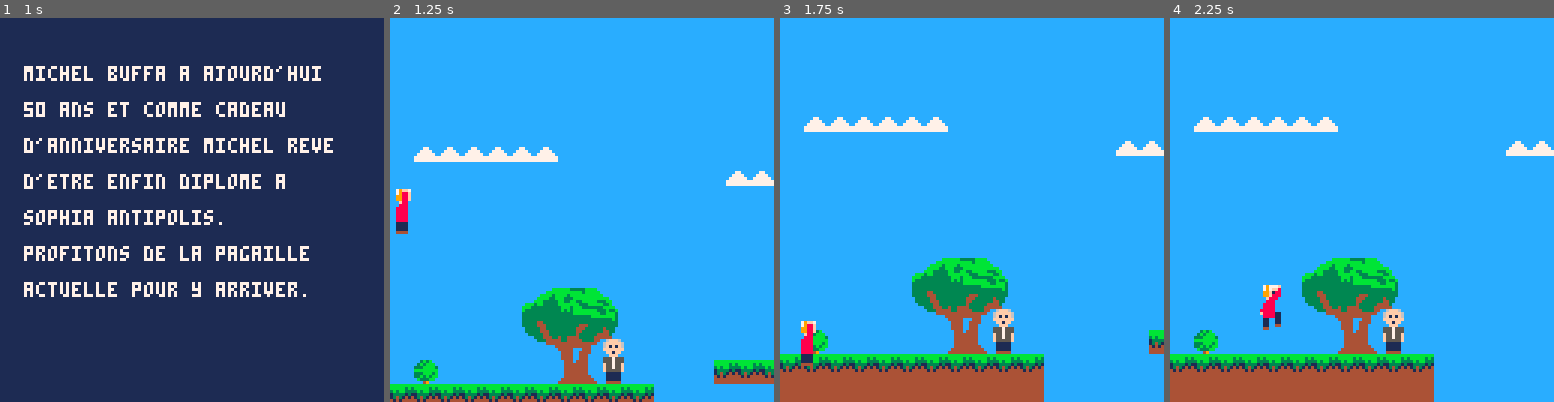
Above: before the commit, frames 1-4 (left to right).
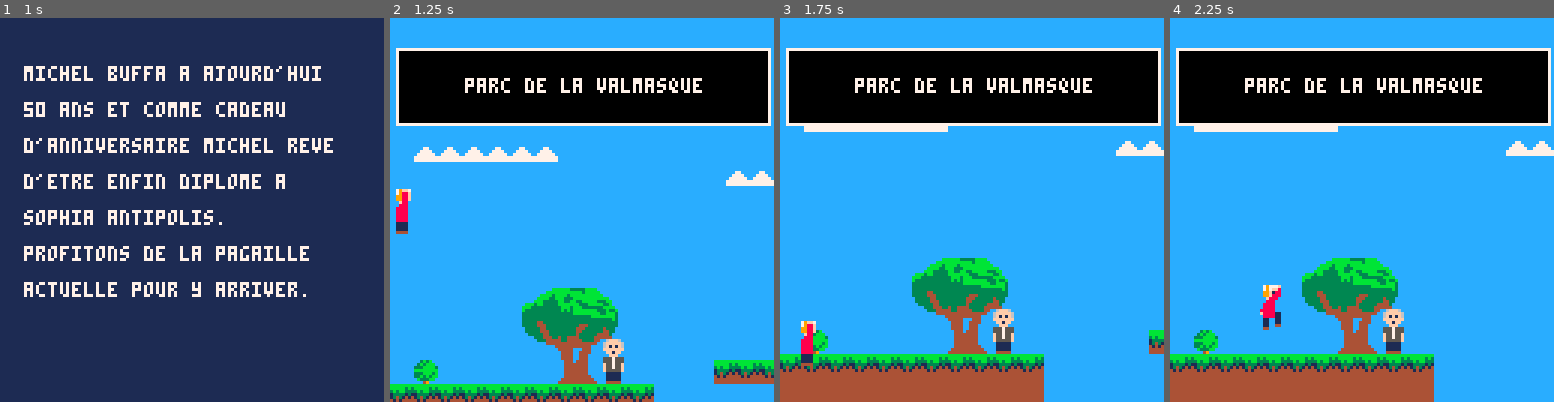
Above: after the commit, the same moments.

Repository: RemiFELIN/PICO8_SOPHIA_ANTIPOLIS
Game: PICO-8 cartridge miage.p8
The game is run twice, just before and just after one commit, with the same random seed, the same clock (stepped at 60 frames per second) and the same inputs.
Inputs:
- Up to frame 1 (1 s): tap X (X key) at 0.33 s; tap O (Z key) at 0.7 s
- Up to frame 2 (1.25 s): tap X (X key) at 1.07 s
- Up to frame 3 (1.75 s): hold Right from 1.6 s (still down); tap O (Z key) at 1.7 s
- Up to frame 4 (2.25 s): tap X (X key) at 1.85 s; release Right at 2.1 s; tap O (Z key) at 2.1 s; hold Up from 2.15 s (still down)

Frame 1 is identical in both runs. In frame 2, 20% of the frame differs, in the area x 1-100%, y 7-29%; in frame 3, 20%; in frame 4, 20%.

Commit message:
Ajout affichage : nom du spawn

Diff:
--- a/miage.p8
+++ b/miage.p8
@@ -421,11 +421,28 @@
     end
     if level == 1 then
       ordinateur_animate()
+      if player.x < 50 then
+        rectfill(cam_x+2,cam_y+10,cam_x+126,cam_y+35,7) --cadre blanc
+        rectfill(cam_x+3,cam_y+11,cam_x+125,cam_y+34,0) --cadre noir
+        print("parc de la valmasque",cam_x+25,cam_y+20,7)
+      end
     end
     if level == 2 then
+      if player.x < 50 then
+        rectfill(cam_x+2,cam_y+10,cam_x+126,cam_y+35,7) --cadre blanc
+        rectfill(cam_x+3,cam_y+11,cam_x+125,cam_y+34,0) --cadre noir
+        print("qg de cgi",cam_x+45,cam_y+20,7)
+      end
       print("EXIT",1001,288,rnd(15))
       fille_animate()
       spr(fille.sp,fille.x,fille.y,1,2,fille.flp)
+    end
+    if level == 3 then
+      if player.x < 50 then
+        rectfill(cam_x+2,cam_y+2,cam_x+126,cam_y+20,7) --cadre blanc
+        rectfill(cam_x+3,cam_y+3,cam_x+125,cam_y+19,0) --cadre noir
+        print("repere du vil z-rasberry",cam_x+15,cam_y+10,7)
+      end
     end
     if boss_fight and boss.alive then
       draw_lifebar()
